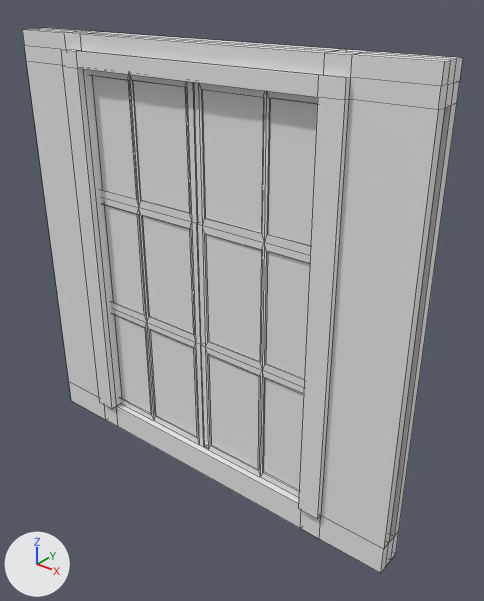
What one commit did to the FBX model Assets/Meshes/Walls/ME_doubledoor_3x3.fbx.
Before and after are seen from a 50 mm lens placed at (21.02, -2.99, 3.13), pointed at (18.54, 0.12, 1.21). The axes (+X, +Y, +Z) are drawn at lower left. The lights are the same throughout. Mesh edges are drawn as thin lines.

Objects in the first picture: 'ME_doubledoor_3x3', 'ME_doubledoor_L', 'ME_doubledoor_R'.
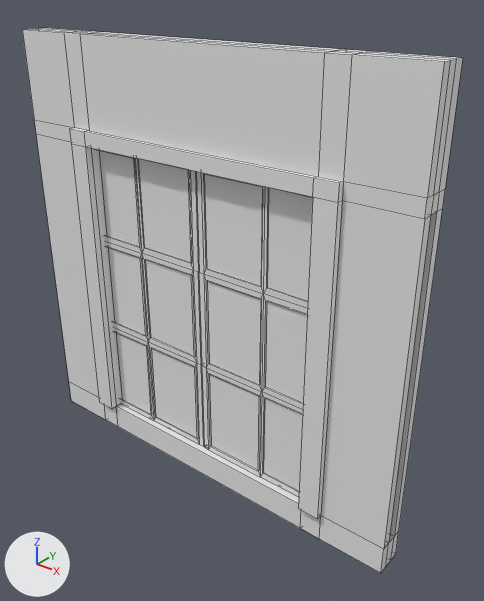
Changed parts and their boxes (x1, y1, x2, y2) in the pictures (484 x 601 px; the box of a moved part takes in the faces that stretch with it):
'ME_doubledoor_R', moved, rescaled (22% shorter): before (194, 82, 318, 497); after (196, 172, 313, 497)
'ME_doubledoor_L', moved, rescaled (8% narrower, 21% shorter): before (89, 70, 205, 447); after (98, 150, 205, 447)
part 1 of me_cube_006, moved or reshaped: (24, 39, 460, 495) in both

The change in detail:
me_cube_006 has 128 vertices, 132 faces and spans x -1.5..1.5, y -1.5..1.5, z -0.14..0.14.
me_cube_006 is used by ob_me_doubledoor_3x3; location (18.316, 0.0, 1.3); rotation (1.571, 0.0, 0.0), in degrees (90, 0, 0).
me_cube_006 part 1: all 52 vertices in x -1.5..1.5, y 1.3..1.4, z -0.14..0.14 are moved by (0.0, -0.5, 0.0).
Object 'ME_doubledoor_L' (ob_me_doubledoor_l) moves from (-0.491, 0.0, 0.0) to (-0.491, -0.246, 0.0).
Object 'ME_doubledoor_L' (ob_me_doubledoor_l) is rescaled from (1.0, 1.0, 1.0) to (1.0, 0.809, 1.0).
Object 'ME_doubledoor_R' (ob_me_doubledoor_r) moves from (-0.491, 0.0, 0.0) to (-0.491, -0.246, 0.0).
Object 'ME_doubledoor_R' (ob_me_doubledoor_r) is rescaled from (1.0, 1.0, 1.0) to (1.0, 0.809, 1.0).
